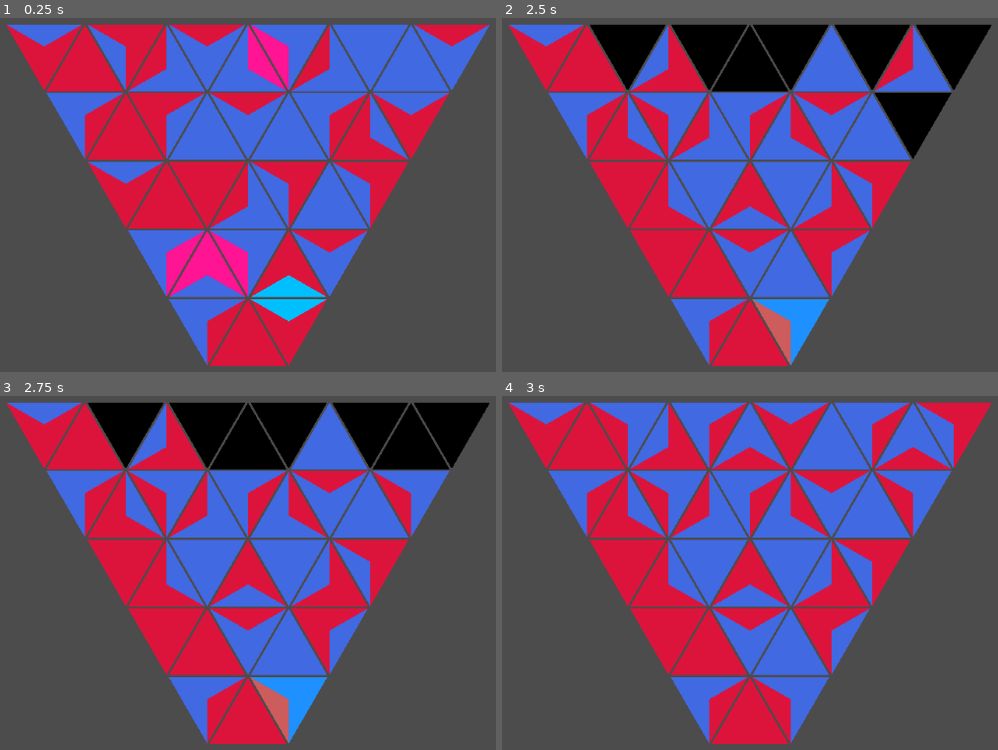
Above: before the commit, frames 1-4 (two rows, left to right).
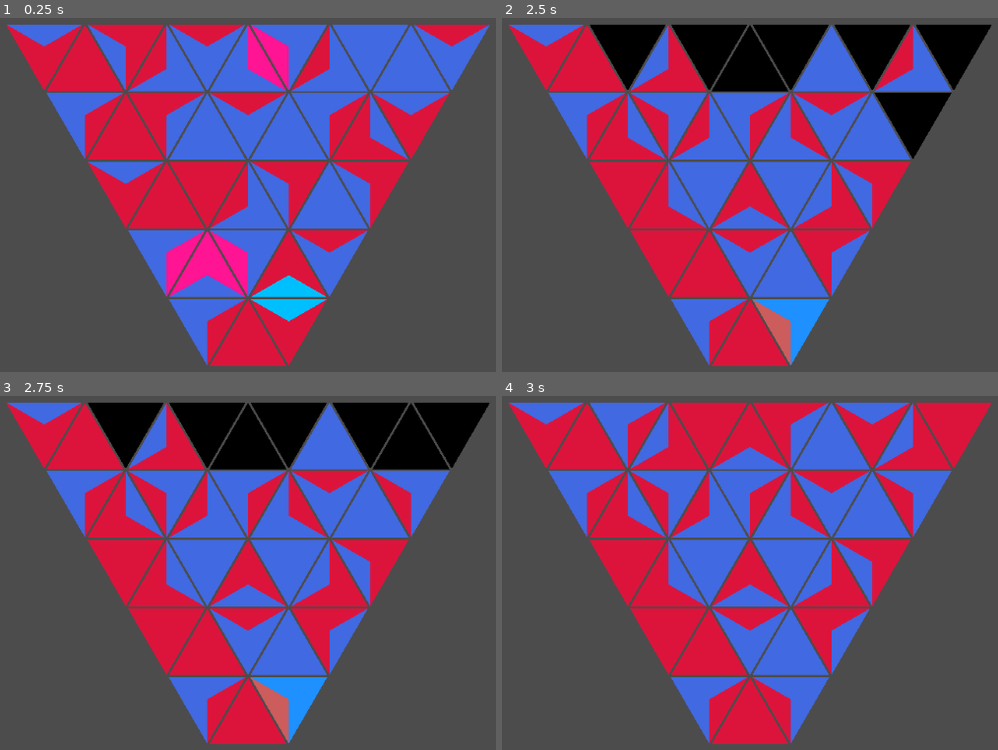
Above: after the commit, the same moments.

Repository: BoatsandJoes/tri-twist
Game: Godot game, scene res://scenes/Main.tscn
The game is run twice, just before and just after one commit, with the same random seed, the same clock (stepped at 60 frames per second) and the same inputs.
Inputs (mouse positions are in pixels of both pictures, inside the frame that each line leads up to):
- Up to frame 1 (0.25 s): no input
- Up to frame 2 (2.5 s): tap Enter at 0.5 s; move the mouse to (670, 297) at 0.52 s; click (670, 297) at 0.67 s; move the mouse to (710, 364) at 1.27 s; click (710, 364) at 1.42 s; move the mouse to (750, 297) at 2.02 s; click (750, 297) at 2.17 s
- Up to frame 3 (2.75 s): no input
- Up to frame 4 (3 s): move the mouse to (630, 608) at 2.77 s; click (630, 608) at 2.92 s

Frames 1-3 are identical in both runs. In frame 4, 6.1% of the frame differs, in the area x 17-92%, y 1-21%.

Commit message:
Restructured scene tree.

Diff:
--- a/project.godot
+++ b/project.godot
@@ -14,14 +14,26 @@
 "language": "GDScript",
 "path": "res://scenes/GameGrid.gd"
 }, {
+"base": "Node2D",
+"class": "GameScene",
+"language": "GDScript",
+"path": "res://scenes/GameScene.gd"
+}, {
 "base": "Area2D",
 "class": "TriangleCell",
 "language": "GDScript",
 "path": "res://scenes/TriangleCell.gd"
+}, {
+"base": "Node2D",
+"class": "TriangleDropper",
+"language": "GDScript",
+"path": "res://scenes/TriangleDropper.gd"
 } ]
 _global_script_class_icons={
 "GameGrid": "",
-"TriangleCell": ""
+"GameScene": "",
+"TriangleCell": "",
+"TriangleDropper": ""
 }
 
 [application]
--- /dev/null
+++ b/scenes/GameScene.gd
@@ -0,0 +1,16 @@
+extends Node2D
+class_name GameScene
+
+export (PackedScene) var TriangleDropper
+var triangleDropper: TriangleDropper
+#TODO implement UI in this class
+
+# Called when the node enters the scene tree for the first time.
+func _ready():
+	triangleDropper = TriangleDropper.instance()
+	add_child(triangleDropper)
+
+
+# Called every frame. 'delta' is the elapsed time since the previous frame.
+#func _process(delta):
+#	pass
--- /dev/null
+++ b/scenes/GameScene.tscn
@@ -0,0 +1,8 @@
+[gd_scene load_steps=3 format=2]
+
+[ext_resource path="res://scenes/GameScene.gd" type="Script" id=1]
+[ext_resource path="res://scenes/TriangleDropper.tscn" type="PackedScene" id=2]
+
+[node name="GameScene" type="Node2D"]
+script = ExtResource( 1 )
+TriangleDropper = ExtResource( 2 )
--- a/scenes/Main.gd
+++ b/scenes/Main.gd
@@ -1,17 +1,14 @@
 extends Node2D
 
 
-# Declare member variables here. Examples:
-# var a = 2
-# var b = "text"
-export (PackedScene) var GameGrid
-var grid: GameGrid
+export (PackedScene) var GameScene
+var gameScene: GameScene
 
 # Called when the node enters the scene tree for the first time.
 func _ready():
 	randomize()
-	grid = GameGrid.instance()
-	add_child(grid)
+	gameScene = GameScene.instance()
+	add_child(gameScene)
 
 func _input(event):
 	if event is InputEventKey && event.is_action_pressed("ui_escape"):
--- a/scenes/Main.tscn
+++ b/scenes/Main.tscn
@@ -1,13 +1,13 @@
 [gd_scene load_steps=4 format=2]
 
 [ext_resource path="res://scenes/Main.gd" type="Script" id=1]
-[ext_resource path="res://scenes/GameGrid.tscn" type="PackedScene" id=2]
+[ext_resource path="res://scenes/GameScene.tscn" type="PackedScene" id=2]
 
 [sub_resource type="CanvasItemMaterial" id=1]
 
 [node name="Main" type="Node2D"]
 script = ExtResource( 1 )
-GameGrid = ExtResource( 2 )
+GameScene = ExtResource( 2 )
 
 [node name="ParallaxBackground" type="ParallaxBackground" parent="."]
 
--- a/scenes/TriangleCell.gd
+++ b/scenes/TriangleCell.gd
@@ -57,7 +57,7 @@
 		flip()
 	# make empty
 	clear(colors.size() - 1)
-	# offset so the center is in the center TODO
+	# offset so the center is in the center XXX
 	#translate(Vector2(-size/2,-(size * tan(PI/6))))
 
 func fill_randomly():
--- /dev/null
+++ b/scenes/TriangleDropper.gd
@@ -0,0 +1,16 @@
+extends Node2D
+class_name TriangleDropper
+
+export (PackedScene) var GameGrid
+var grid: GameGrid
+
+
+# Called when the node enters the scene tree for the first time.
+func _ready():
+	grid = GameGrid.instance()
+	add_child(grid)
+
+
+# Called every frame. 'delta' is the elapsed time since the previous frame.
+#func _process(delta):
+#	pass
--- /dev/null
+++ b/scenes/TriangleDropper.tscn
@@ -0,0 +1,8 @@
+[gd_scene load_steps=3 format=2]
+
+[ext_resource path="res://scenes/TriangleDropper.gd" type="Script" id=1]
+[ext_resource path="res://scenes/GameGrid.tscn" type="PackedScene" id=2]
+
+[node name="TriangleDropper" type="Node2D"]
+script = ExtResource( 1 )
+GameGrid = ExtResource( 2 )
Not shown, changed: README.md
